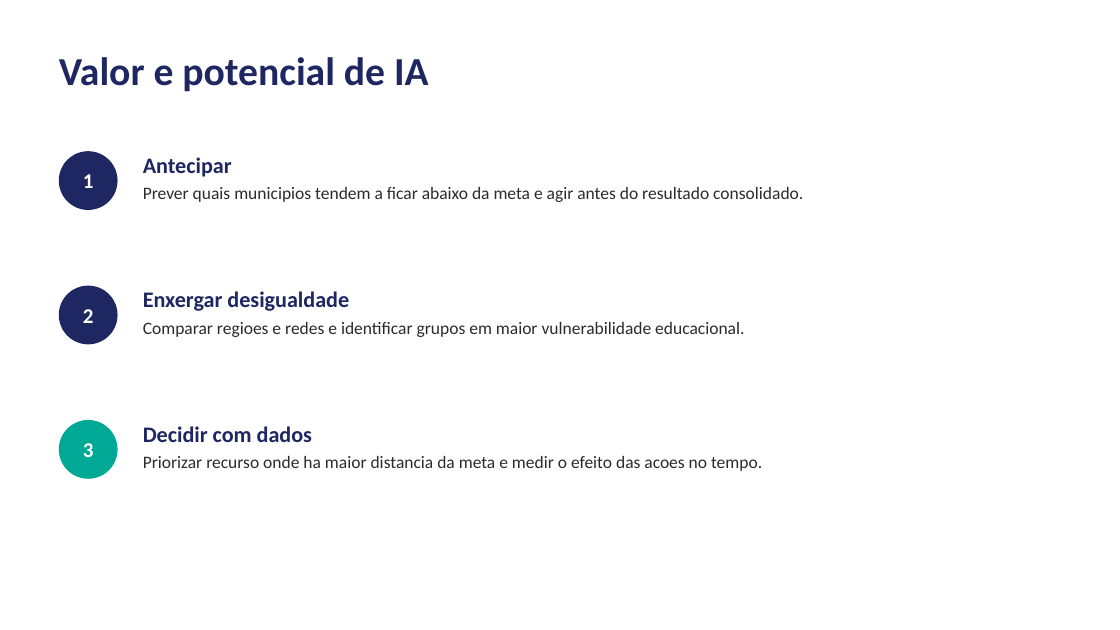
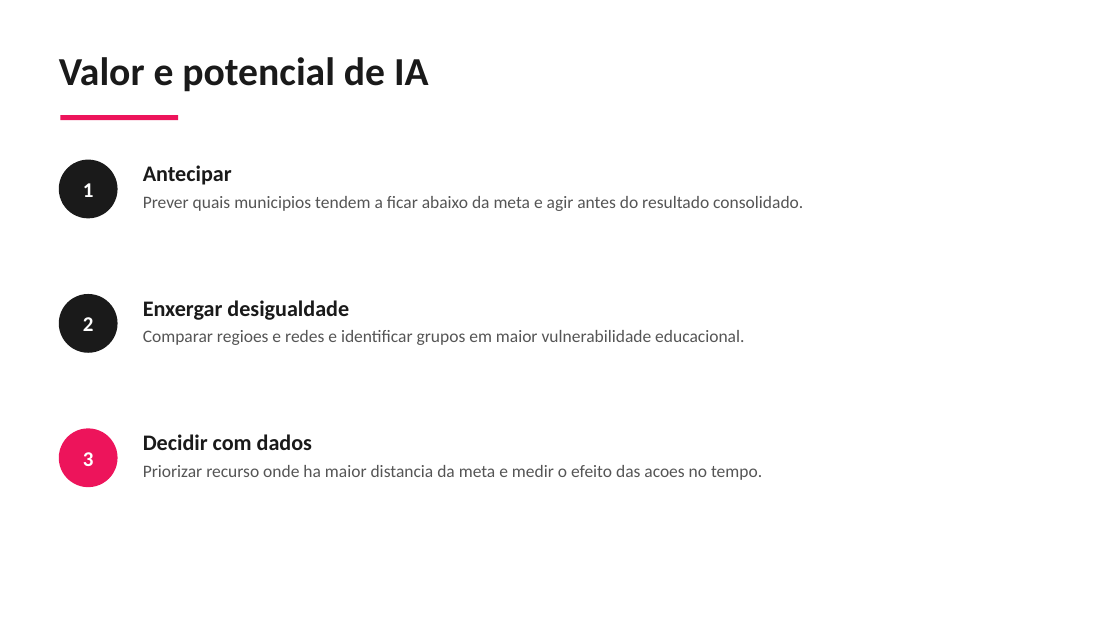
Before and after one commit to guillecosme/fiap-ai-scientist-tech-challenge-fase-02, a slide deck: slide 10 of reports/slides/pipeline_alfabetizacao_fase2.pptx. Drawn at 1120x630 pixels with LibreOffice and Linux fonts; fonts in the diff are those of the drawing. Boxes give left, top, right and bottom in pixels: in the first picture for what was removed or moved away, otherwise in the second. Text is boxed around its words. In the diff, an @@ line names an element or a change of style, - is before the commit and + after.

```diff
--- a/reports/slides/pipeline_alfabetizacao_fase2.pptx
+++ b/reports/slides/pipeline_alfabetizacao_fase2.pptx
@@ text "Valor e potencial de IA" at (59, 57, 429, 92): text colour #1E2761 to #1A1A1A @@
@@ rectangle added at (60, 115, 178, 120), fill #ED145B @@
@@ ellipse "1" at (59, 160, 118, 218): fill #1E2761 to #1A1A1A @@
@@ text "Antecipar" at (143, 165, 803, 211): text colour #1E2761 to #1A1A1A in "Antecipar"; text colour #2B2B2B to #555555 in "Prever quais municipios tendem a ficar abaixo ..." @@
@@ ellipse "2" at (59, 294, 118, 353): fill #1E2761 to #1A1A1A @@
@@ 3 ellipses, 3 texts: place and size @@
-3 ellipses, 3 texts at (59, 151, 803, 479)
+3 ellipses, 3 texts at (59, 160, 803, 487)
@@ text "Enxergar desigualdade" at (143, 300, 744, 345): text colour #1E2761 to #1A1A1A in "Enxergar desigualdade"; text colour #2B2B2B to #555555 in "Comparar regioes e redes e identificar grupos ..." @@
@@ ellipse "3" at (59, 429, 118, 487): fill #00A896 to #ED145B @@
@@ text "Decidir com dados" at (143, 434, 762, 480): text colour #1E2761 to #1A1A1A in "Decidir com dados"; text colour #2B2B2B to #555555 in "Priorizar recurso onde ha maior distancia da ..." @@
```
Also in this commit, not shown: 9 other slides changed, 1 slide added, 1 slide removed.
